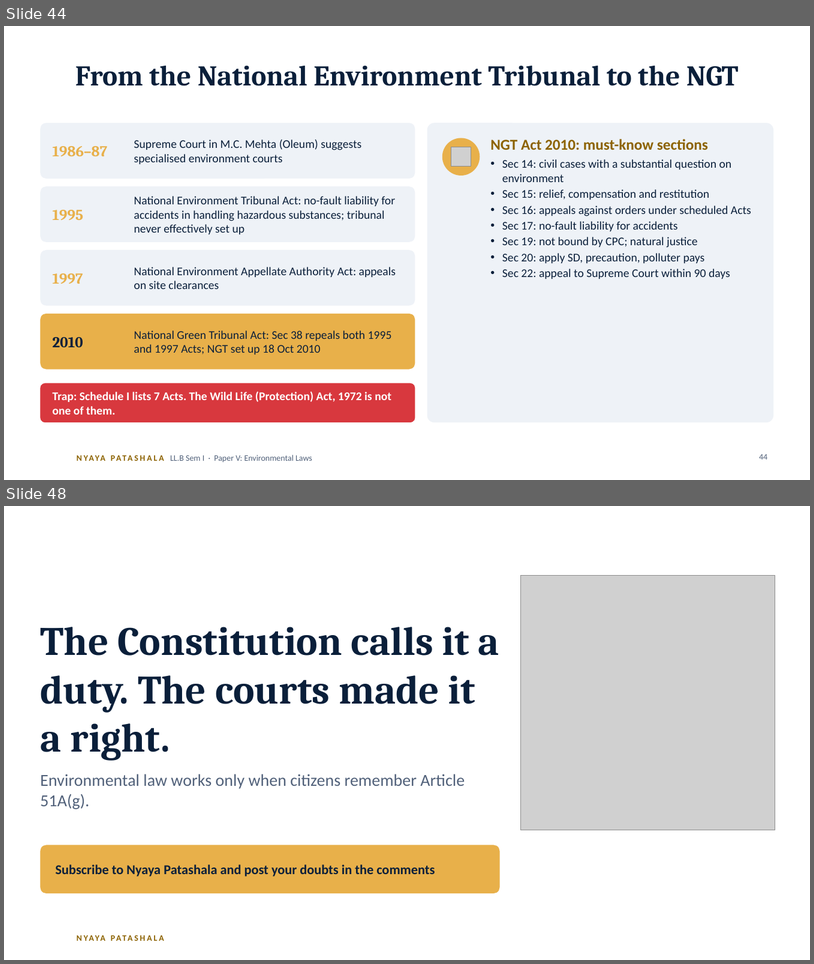
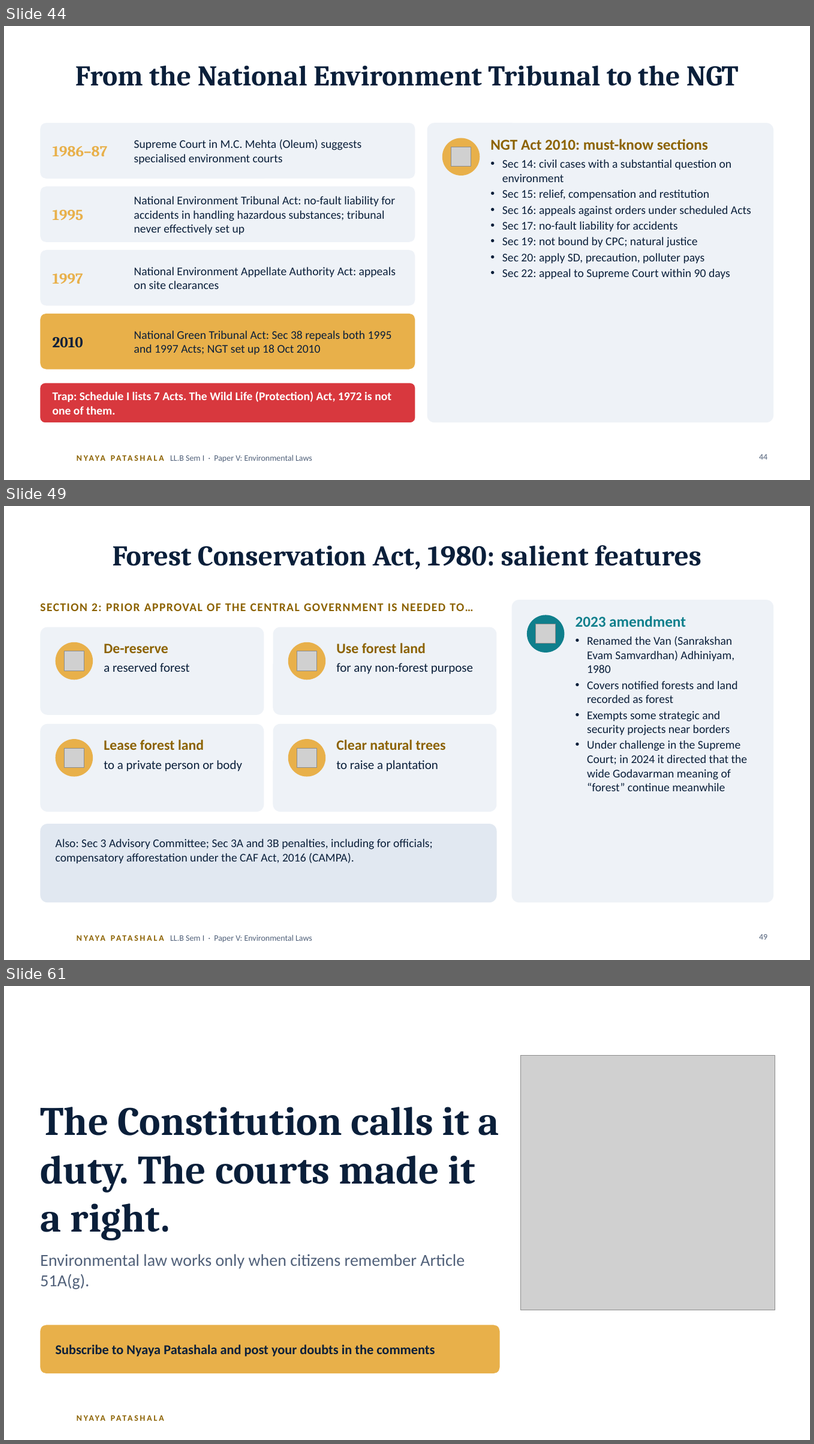
Before and after one commit to missioncivils92/current-affairs-Dasari-Mounika-, a slide deck: law/llb-sem1-environmental-laws/Environmental-Laws-Decoded_CLICK-animations.pptx. Shown one above the other, each under a label of ours: slides 44 and 48 before the commit, slides 44, 49 and 61 after it; the slides between them are not shown. The pictures are 814x964 and 814x1444 pixels, drawn with LibreOffice and Linux fonts; fonts in the diff are those of the drawing; grey boxes stand for pictures; background and template pictures are left out. Boxes give left, top, right and bottom in pixels: in the first picture for what was removed or moved away, otherwise in the second. Text is boxed around its words. In the diff, an @@ line names an element or a change of style, - is before the commit and + after.

```diff
--- a/law/llb-sem1-environmental-laws/Environmental-Laws-Decoded_CLICK-animations.pptx
+++ b/law/llb-sem1-environmental-laws/Environmental-Laws-Decoded_CLICK-animations.pptx
@@ slide 49 added at box(4, 506, 810, 960), background #FFFFFF; not listed: 2 template elements that a slide beside it also shows @@
@@ title added at box(113, 545, 702, 570), 34 pt, text #0A1F3A, bold @@
+Forest Conservation Act, 1980: salient features
@@ text added at box(40, 603, 473, 611), 14 pt, text #8C6200, bold @@
+SECTION 2: PRIOR APPROVAL OF THE CENTRAL GOVERNMENT IS NEEDED TO…
@@ rounded rectangle added at box(512, 600, 774, 902), fill #EEF2F7 @@
@@ rounded rectangle added at box(40, 627, 264, 715), fill #EEF2F7 @@
@@ rounded rectangle added at box(273, 627, 497, 715), fill #EEF2F7 @@
@@ ellipse added at box(527, 615, 565, 652), fill #0F7F8C @@
@@ picture added at box(536, 624, 556, 643) @@
@@ text added at box(576, 616, 748, 791), 14 pt, text #0A1F3A @@
+2023 amendment
+• Renamed the Van (Sanrakshan Evam Samvardhan) Adhiniyam, 1980
+• Covers notified forests and land recorded as forest
+• Exempts some strategic and security projects near borders
+• Under challenge in the Supreme Court; in 2024 it directed that the wide Godavarman meaning of “forest” continue meanwhile
@@ ellipse added at box(56, 642, 93, 679), fill #E8B04A @@
@@ text added at box(104, 643, 189, 672), 15 pt, text #0A1F3A @@
+De-reserve
+a reserved forest
@@ ellipse added at box(288, 642, 326, 679), fill #E8B04A @@
@@ text added at box(336, 643, 473, 674), 15 pt, text #0A1F3A @@
+Use forest land
+for any non-forest purpose
@@ picture added at box(65, 651, 84, 670) @@
@@ picture added at box(297, 651, 317, 670) @@
@@ rounded rectangle added at box(40, 724, 264, 811), fill #EEF2F7 @@
@@ ellipse added at box(56, 739, 93, 777), fill #E8B04A @@
@@ text added at box(104, 739, 242, 771), 15 pt, text #0A1F3A @@
+Lease forest land
+to a private person or body
@@ rounded rectangle added at box(273, 724, 497, 811), fill #EEF2F7 @@
@@ ellipse added at box(288, 739, 326, 777), fill #E8B04A @@
@@ text added at box(336, 739, 446, 771), 15 pt, text #0A1F3A @@
+Clear natural trees
+to raise a plantation
@@ picture added at box(65, 748, 84, 768) @@
@@ picture added at box(297, 748, 317, 768) @@
@@ rounded rectangle added at box(40, 823, 497, 902), fill #E1E8F1 @@
@@ text added at box(56, 838, 433, 863), 14 pt, text #0A1F3A @@
+Also: Sec 3 Advisory Committee; Sec 3A and 3B penalties, including for officials; compensatory afforestation under the CAF Act, 2016 (CAMPA).
@@ page number added at box(759, 934, 768, 939), 10 pt, text #51617A @@
+49
@@ what was slide 48 is now slide 61 @@
```
Also in this commit, not shown: 5 slides changed, 20 other slides added, 8 slides removed, 4 other files.
